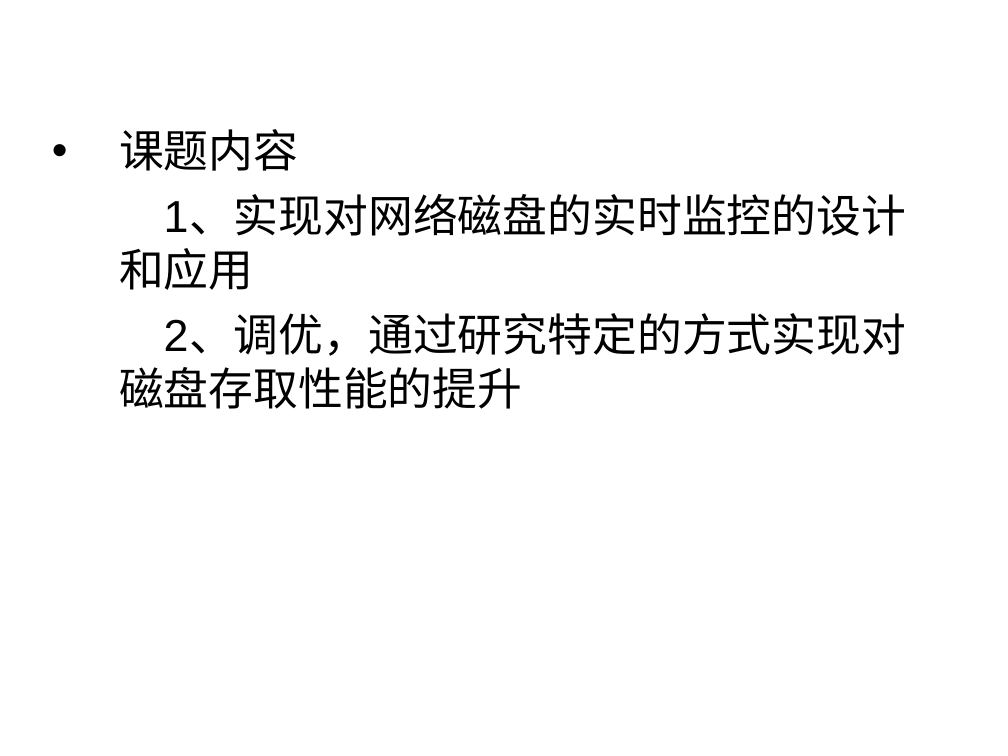
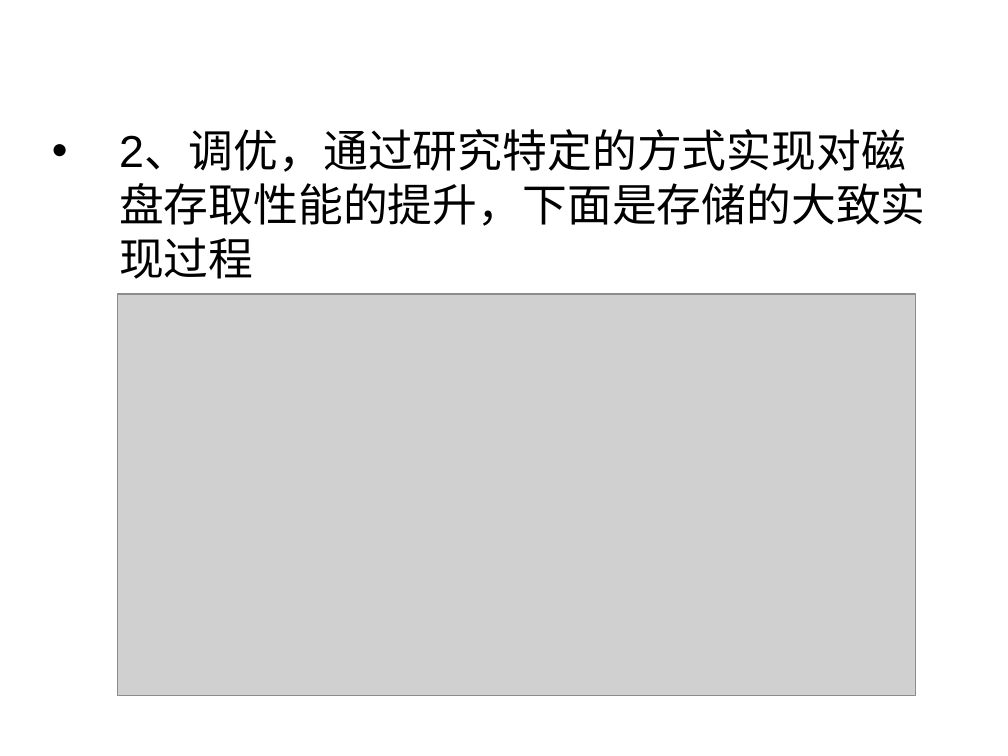
Before and after one commit to liaoliaoanxiao/mediumRepy, a slide deck: slide 11 of 中期答辩.ppt (slide 10 before the commit). Drawn at 1008x756 pixels with LibreOffice and Linux fonts; fonts in the diff are those of the drawing; grey boxes stand for pictures; background and template pictures are left out. Boxes give left, top, right and bottom in pixels: in the first picture for what was removed or moved away, otherwise in the second. Text is boxed around its words. In the diff, an @@ line names an element or a change of style, - is before the commit and + after.

```diff
--- a/中期答辩.ppt
+++ b/中期答辩.ppt
@@ text at (119,132,926,279): text changed @@
-• 课题内容
-1、实现对网络磁盘的实时监控的设计和应用
-2、调优，通过研究特定的方式实现对磁盘存取性能的提升
+• 2、调优，通过研究特定的方式实现对磁盘存取性能的提升，下面是存储的大致实现过程
@@ picture added at (118,294,916,696) @@
```
Also in this commit, not shown: 2 other slides changed, 1 slide added, 1 other file.
